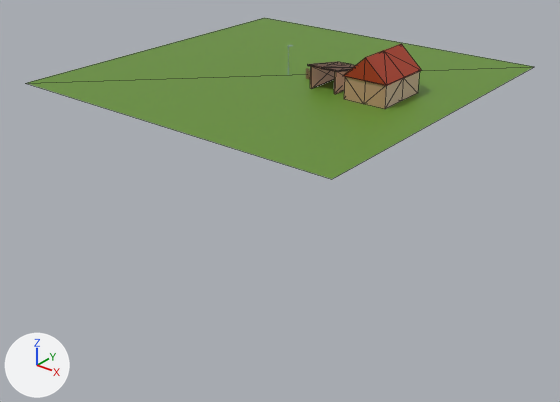
One commit to the glTF model public/assets/environment.glb: the scene before it, then after it.
Before and after are seen from a 50 mm lens placed at (64.2, -82.1, 31.1), pointed at (1.5, -3.7, -17.5). The lights are fixed; the arrows at lower left show +X, +Y and +Z. Mesh edges are drawn as thin lines on the coarser meshes. Vertices at the same position are counted once.

The older version as bpy lines, for what is in view:
```python
me_barn = bpy.data.meshes.new('Barn')
me_barn.from_pydata(...)  # 32 vertices, 61 faces; spans x -2.2..2.2, y -3.39..3.43, z 0.0..3.26
me_barn.materials.append(mat_material_001)  # picture img_house_texture
me_ground = bpy.data.meshes.new('Ground')
me_ground.from_pydata(...)  # 4 vertices, 2 faces; spans x -25.0..25.0, y -25.0..25.0, z 0.0
me_ground.materials.append(mat_material_004)  # picture img_house_texture
me_house = bpy.data.meshes.new('House')
me_house.from_pydata(...)  # 28 vertices, 52 faces; spans x -3.2..3.2, y -4.2..4.2, z 0.0..5.9
me_house.materials.append(mat_material)  # picture img_house_texture
ob_barn = bpy.data.objects.new('Barn', me_barn)
ob_barn.location = (8.0, 0.0, 0.0)
ob_ground = bpy.data.objects.new('Ground', me_ground)
ob_ground.location = (0.0, 0.0, 0.0)
ob_house = bpy.data.objects.new('House', me_house)
ob_house.location = (15.0, 0.0, 0.0)
```
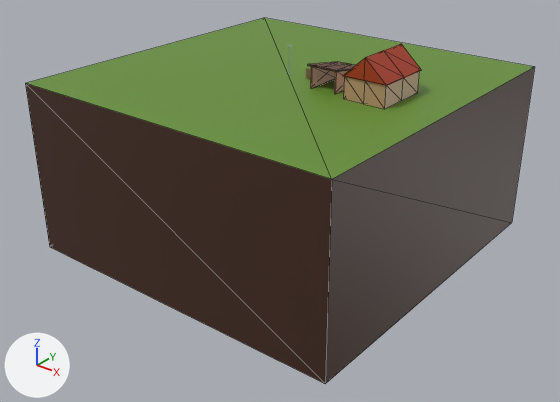
Changed parts and their boxes [x1, y1, x2, y2] in the pictures (560 x 402 px):
```json
{"object": "Ground", "change": "reshaped", "before": [26, 18, 533, 179], "after": [25, 18, 535, 384], "on screen": "127% taller"}
```

Edits to the scene script, one JSON object a line:
```json
{"block": "me_ground", "where": "# used by ob_ground; location = (0.0, 0.0, 0.0)"}
{"op": "remove", "block": "me_ground", "code": "me_ground.from_pydata(...)  # 4 vertices, 2 faces; spans x -25.0..25.0, y -25.0..25.0, z 0.0"}
{"op": "add", "block": "me_ground", "code": "me_ground.from_pydata(...)  # 8 vertices, 12 faces; spans x -25.0..25.0, y -25.0..25.0, z -25.0..0.0"}
{"block": "me_ground", "change": "me_ground part 1"}
{"block": "me_ground", "change": "2 faces are deleted"}
{"block": "me_ground", "change": "4 vertices are added at (-25.0, 25.0, -25.0), (-25.0, -25.0, -25.0), (25.0, 25.0, -25.0), (25.0, -25.0, -25.0)"}
{"block": "me_ground", "change": "12 new faces join them"}
```
